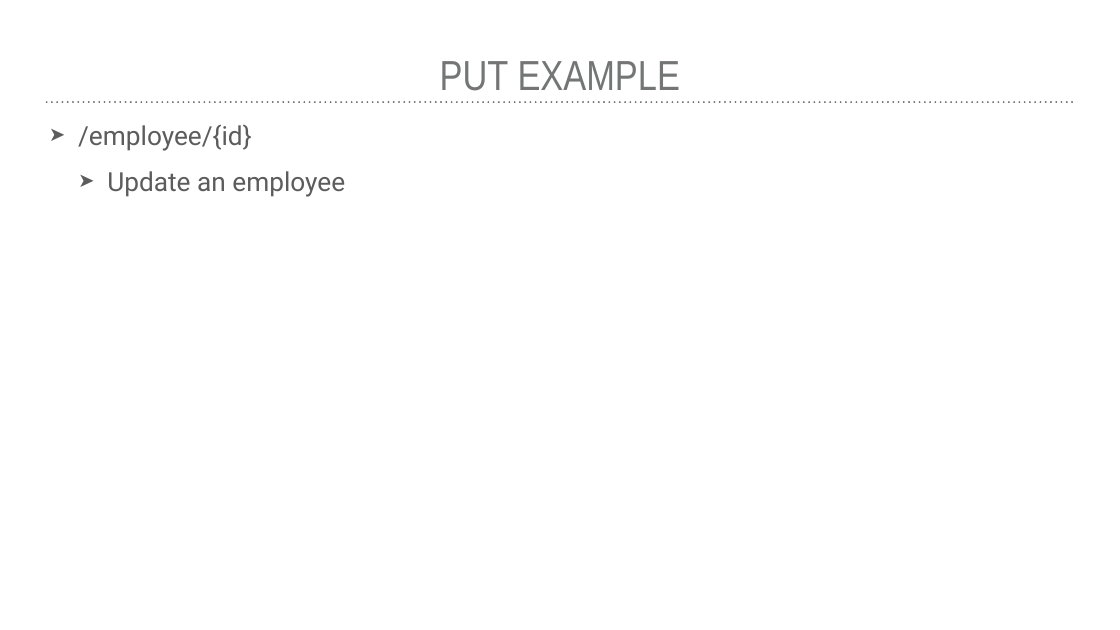
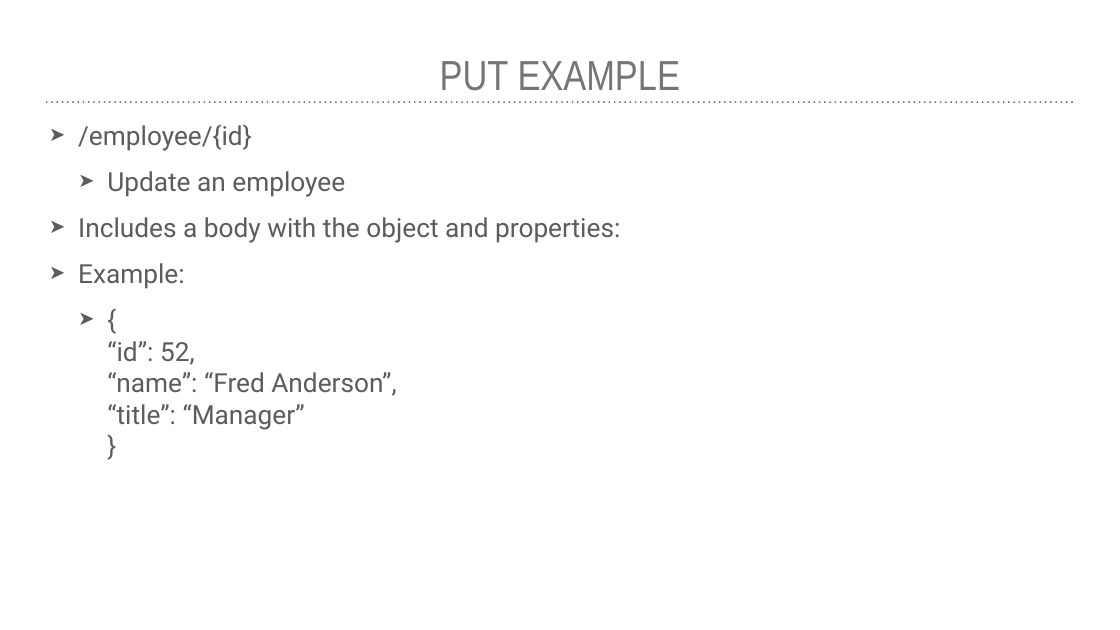
Before and after one commit to jhgoodwin/rest-api-intro, a slide deck: slide 10 of Rest API - Intro.pptx. Drawn at 1120x630 pixels with LibreOffice and Linux fonts; fonts in the diff are those of the drawing. Boxes give left, top, right and bottom in pixels: in the first picture for what was removed or moved away, otherwise in the second. Text is boxed around its words. In the diff, an @@ line names an element or a change of style, - is before the commit and + after.

```diff
--- a/Rest API - Intro.pptx
+++ b/Rest API - Intro.pptx
@@ text at [78, 217, 620, 430]: paragraphs added @@
+➤ Includes a body with the object and properties:
+➤ Example:
+  ➤ {
+    “id”: 52,
+    “name”: “Fred Anderson”,
+    “title”: “Manager”
+    }
```
Also in this commit, not shown: 4 other slides changed, 1 other file.
